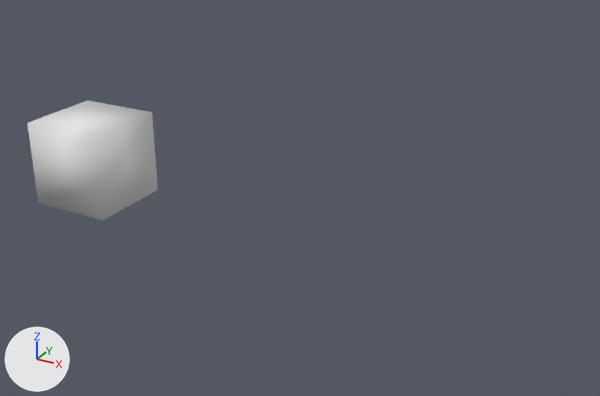
Before and after pictures for a commit that changed the FBX model Engine/Asset/box.fbx.
Both versions are drawn from a camera (50 mm lens) standing at (13.16, -13.85, 7.05) and looking at (5.06, 0.89, -0.31). The lights are fixed; the arrows at lower left show +X, +Y and +Z.
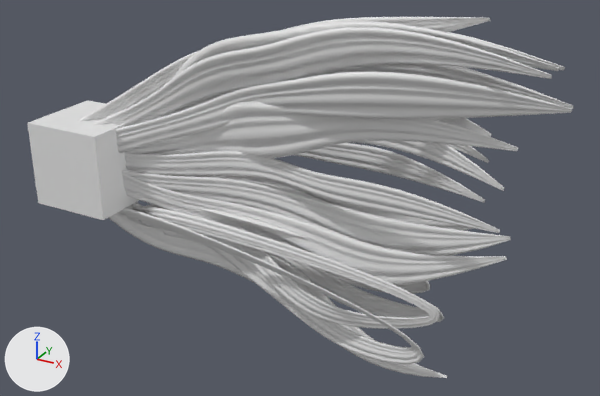
What changed in the scene script:
```text
Add mat_material:
    mat_material = principled_material('Material')
    mat_material.base_color = (0.8, 0.8, 0.8)  # white #e7e7e7
    mat_material.roughness = 0.4
Add mat_hair:
    mat_hair = principled_material('hair')
    mat_hair.base_color = (0.8, 0.8, 0.8)  # white #e7e7e7
Change me_cube_001:
    where me_cube_001.from_pydata(...)  # 8 vertices, 6 faces; spans x -1.0..1.0, y -1.0..1.0, z -1.0..1.0
    used by ob_cube; location = (0.0, 0.0, 0.0)
    me_cube_001 part 1: the surface is now shaded flat
    add me_cube_001.materials.append(mat_material)  # white #e7e7e7
Add me_nurbspath:
    me_nurbspath.from_pydata(...)  # 16380 vertices, 16074 faces; spans x -0.28..10.45, y -0.69..2.62, z -4.2..3.98
    me_nurbspath.materials.append(mat_hair)  # white #e7e7e7
Add ob_hair_b:
    ob_hair_b = bpy.data.objects.new('hair_b', me_nurbspath)
    ob_hair_b.location = (0.0, 0.0, 0.0)
```

Pixel boxes (x1, y1, x2, y2) of what changed, in the pictures (600 x 396 px):
'hair_b', added: after (77, 17, 573, 378)
'Cube', surface changed: (27, 100, 158, 220) in both
